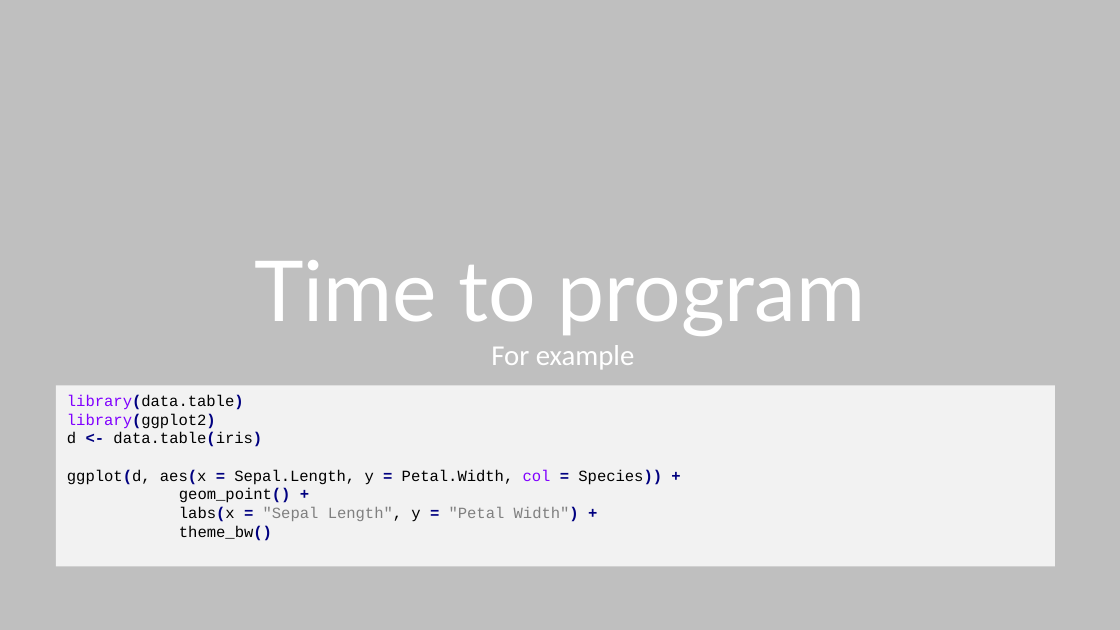
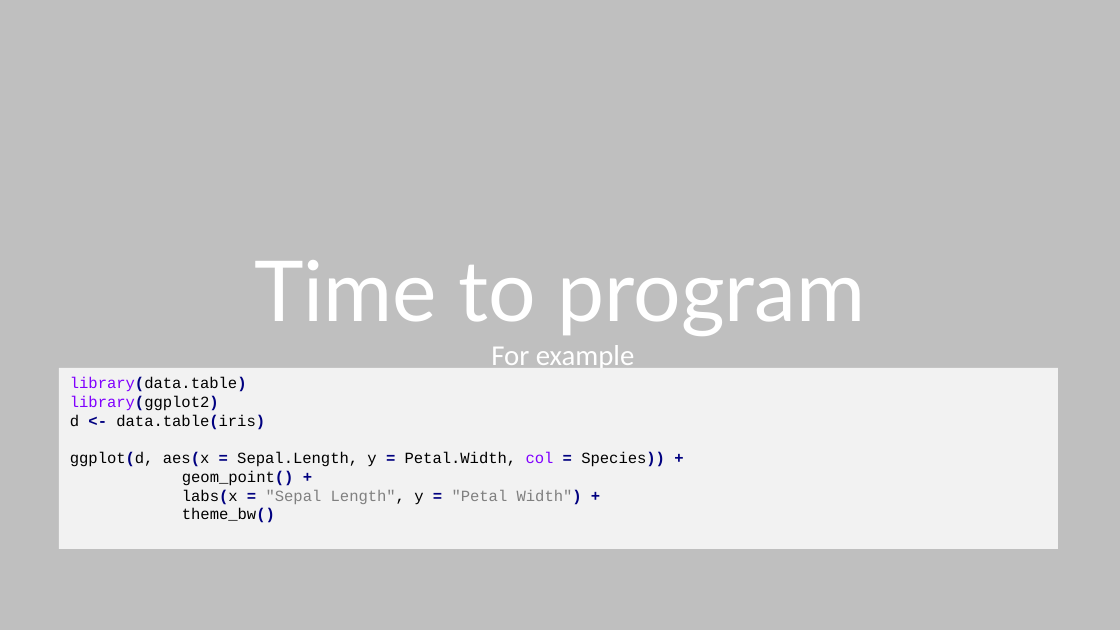
Before and after one commit to aweimann/floto-lab-learning-bioinformatics, a slide deck: slide 17 of presentations/R_worskshop_Statistics_analysisENG.pptx. Drawn at 1120x630 pixels with LibreOffice and Linux fonts; fonts in the diff are those of the drawing. Boxes give left, top, right and bottom in pixels: in the first picture for what was removed or moved away, otherwise in the second. Text is boxed around its words. In the diff, an @@ line names an element or a change of style, - is before the commit and + after.

```diff
--- a/presentations/R_worskshop_Statistics_analysisENG.pptx
+++ b/presentations/R_worskshop_Statistics_analysisENG.pptx
@@ rectangle "library(data.table)" moved from (x1=56, y1=385, x2=1055, y2=567) to (x1=59, y1=367, x2=1058, y2=549) @@
```
Also in this commit, not shown: 1 other slide changed, 4 other files.
